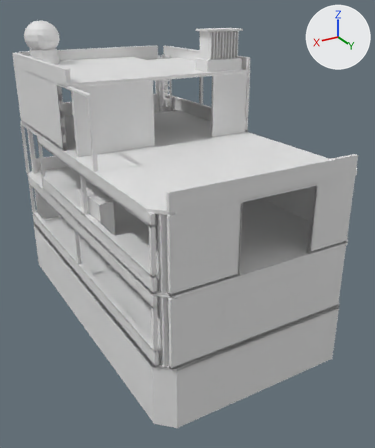
The OBJ model cloudbreak-array-r1/assets/tower-n-4.obj, before and after one commit.
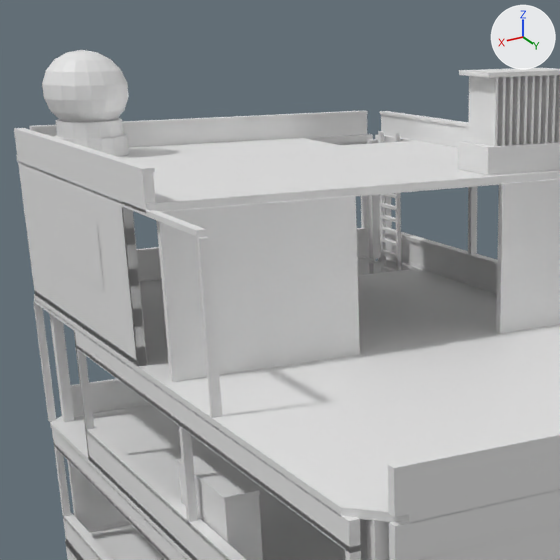
Each version appears first whole from a camera (50 mm lens) standing at (12.02, 22.56, 12.82) and looking at (-0.64, 1.46, 2.27), and next in a close-up on the part from 2% to 63% of the width and 0% to 51% of the height. The lights are fixed; the arrows at upper right show +X, +Y and +Z. The older version's two pictures come first. Where no turn or scale is listed for an object, it has been applied to the vertices.

In view in the first close-up: 'tower-n-4'.
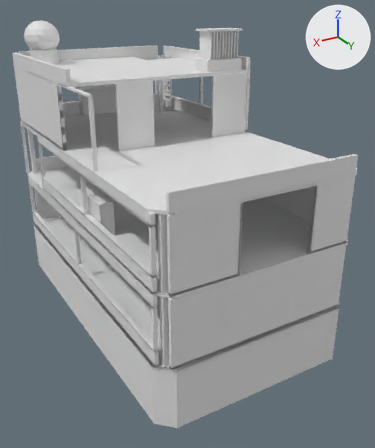
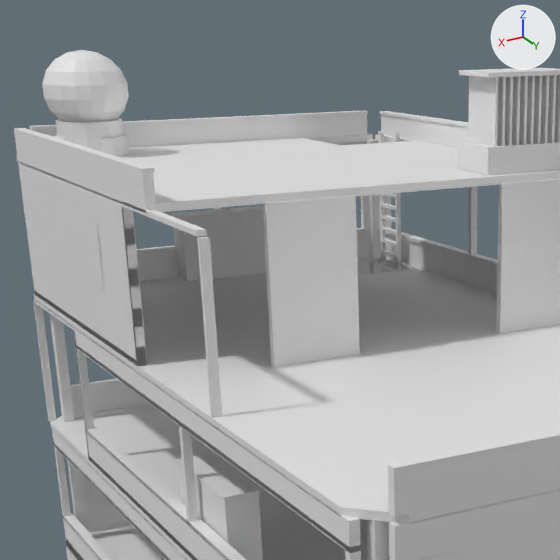
Boxes [x1, y1, x2, y2] around the edits, measured in the close-ups (560 x 560 px; the box of a moved part takes in the faces that stretch with it):
part 1 of me_tower_n_4, moved or reshaped
    before: [156, 195, 360, 382]
    after: [263, 195, 360, 367]

The change in detail:
me_tower_n_4 has 1751 vertices, 2823 faces and spans x -4.8..4.8, y -8.6..8.6, z -3.0..11.8.
me_tower_n_4 is used by ob_tower_n_4; location (0.0, 0.0, 0.0).
Before the commit, vertices of me_tower_n_4: 1204 (4.6, 0.8, 6.4) at pixel (173, 382), 1207 (4.6, 0.6, 6.4) at pixel (170, 380), 1208 (4.6, 0.6, 9.5), 1211 (4.6, 0.8, 9.5) at pixel (158, 211).
Part 1, on me_tower_n_4:
Vertices 1204, 1207, 1208, 1211 of me_tower_n_4 move by (-2.0, 0.0, 0.0).
